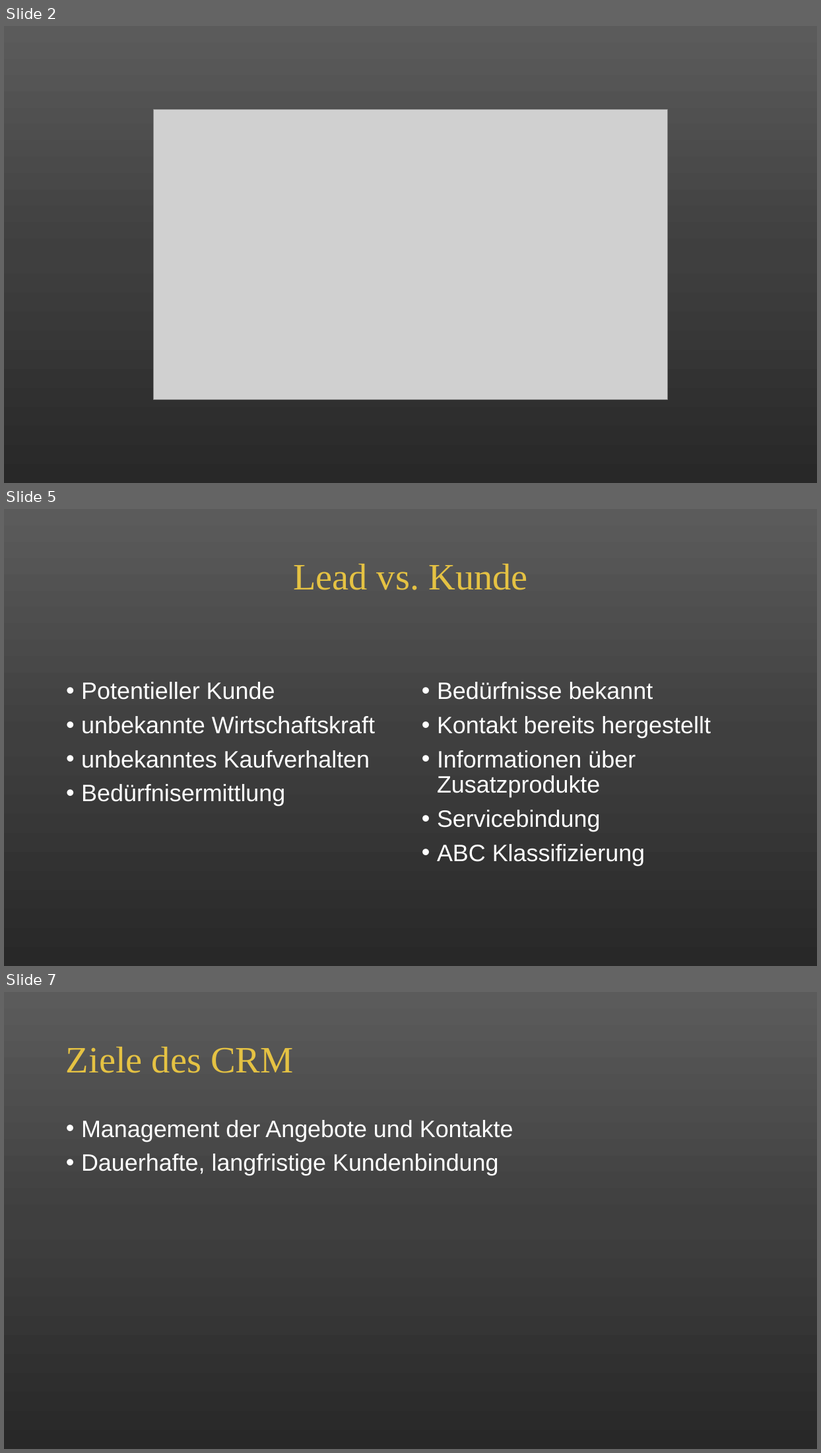
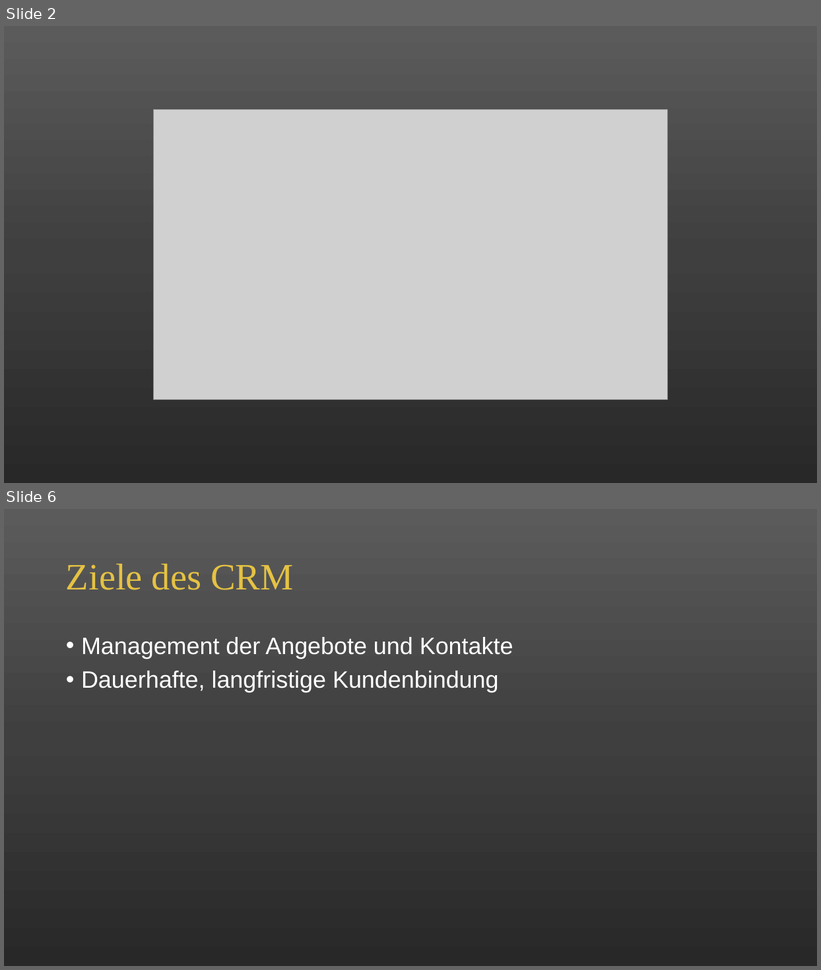
Before and after one commit to alicapr/CRM, a slide deck: CRM.pptx. Shown one above the other, each under a label of ours: slides 2, 5 and 7 before the commit, slides 2 and 6 after it; the slides between them are not shown. The pictures are 821x1453 and 821x970 pixels, drawn with LibreOffice and Linux fonts; fonts in the diff are those of the drawing; grey boxes stand for pictures. Boxes give left, top, right and bottom in pixels: in the first picture for what was removed or moved away, otherwise in the second. Text is boxed around its words. In the diff, an @@ line names an element or a change of style, - is before the commit and + after.

```diff
--- a/CRM.pptx
+++ b/CRM.pptx
@@ slide 5 removed at [4,509,817,966], background gradient #5B5B5B to #404040 to #292929 @@
@@ title removed at [293,564,527,590] @@
-Lead vs. Kunde
@@ text removed at [81,682,375,806] @@
-• Potentieller Kunde
-• unbekannte Wirtschaftskraft
-• unbekanntes Kaufverhalten
-• Bedürfnisermittlung
@@ text removed at [437,682,711,866] @@
-• Bedürfnisse bekannt
-• Kontakt bereits hergestellt
-• Informationen über Zusatzprodukte
-• Servicebindung
-• ABC Klassifizierung
@@ what was slide 7 is now slide 6 @@
```
Also in this commit, not shown: 6 slides changed, 2 slides added, 1 other file.
